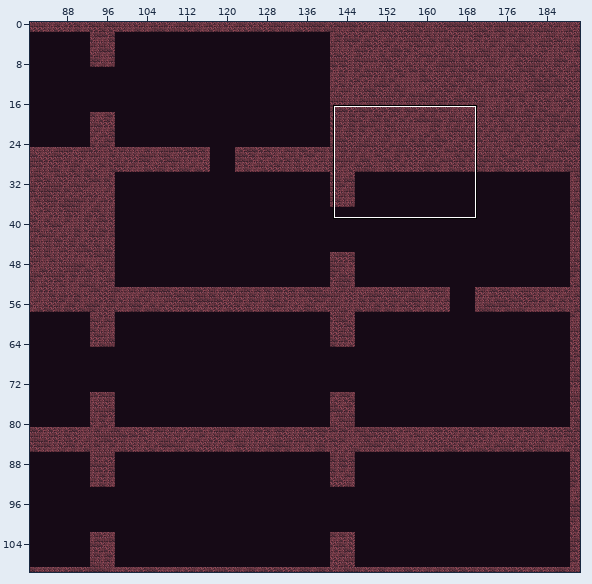
An edit to a level. Tiled map, android/assets/maps/StageMap1.tmx. The first picture is a wide view before the edit; the outline marks the close-up.
Close-up. First the earlier version:
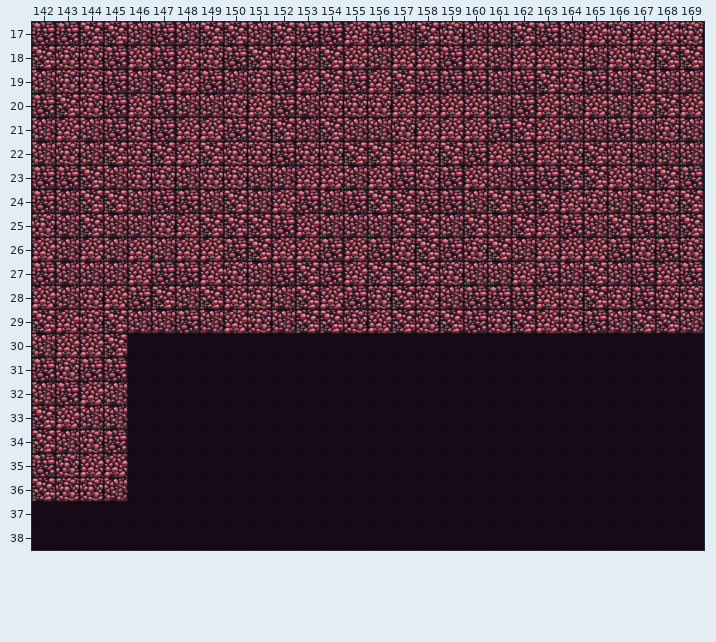
Cells are 64x64 px. Shown: x 142..169, y 17..38. The commit also changed other parts of the map, which this record leaves out.
And afterwards:
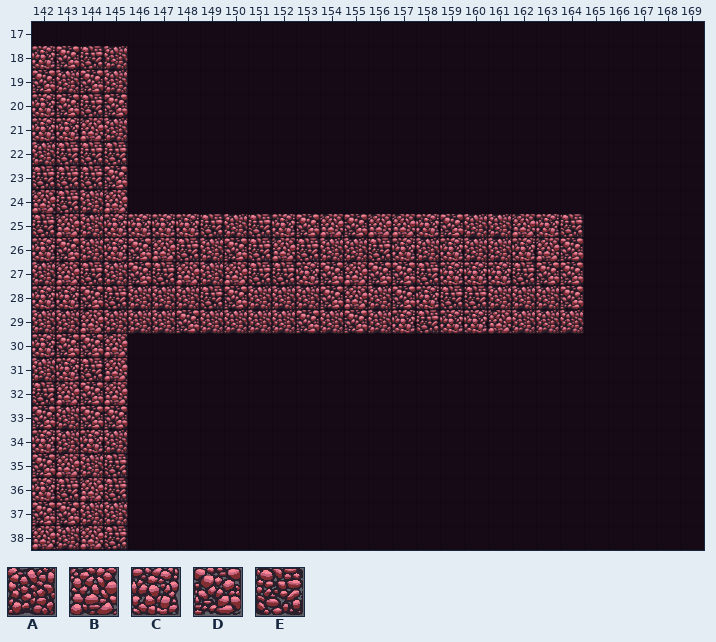
Key: from "tileMapGutter": A 5, B 6, C 7, D 8, E 9.
_ is an empty cell.
Difference:
Layer "terrain":
y 17: x 142..169 EEDDAEADDADEEBEADCAADEABCBBC -> ____________________________
y 18: x 142..169 DCCEBEBCEDCADBABBEBABBCABCDD -> CDEA________________________
y 19: x 142..169 ACCEADBEACEBDEBDEEEAEDCEADAA -> DADA________________________
y 20: x 142 E -> C; x 144..169 CEBEAACBEACCCBBBBAEBABABDB -> ED________________________
y 21: x 142..169 ABAECEBBECDADAACBBBEDBAAEACA -> CCBA________________________
y 22: x 143..169 CADCDBDCCECCDDBCDEBEBCDCAAA -> EEE________________________
y 23: x 144..169 DACCACCAABBABECEBAEEDDBADE -> ED________________________
y 24: x 142..169 EADDAEEADABEAEDDEEADEDBCADCD -> BEAB________________________
y 25: x 142..146 CADAA -> EBACC; x 148..160 BDDDEBAAADDAD -> CEAECDBDBBCDA; x 162..163 DB -> BC; x 165..169 ADEAD -> _____
y 26: x 142..151 BABABABBED -> CDACDBEADE; x 153..155 BEB -> EAA; x 158..162 DECDA -> ACAAC; x 164..169 BBECEC -> D_____
y 27: x 142..144 EAA -> ABE; x 146 B -> D; x 148..151 EBCA -> BABE; x 153..154 DE -> CD; x 158 D -> E; x 160..169 AABEADAEBE -> CCEDD_____
y 28: x 142..147 BACBED -> CCDEAA; x 149..151 DBC -> EDA; x 153..156 DBEC -> ADBA; x 159 A -> E; x 161..169 EEBCDCECC -> AAAD_____
y 29: x 142..145 DBCD -> AABA; x 148 E -> D; x 150..151 BC -> AA; x 154..169 DCBDCDECDBCEADDA -> ADACECCBAAA_____
y 30: x 142..145 ABBD -> CDDB
y 31: x 142 E -> A; x 145 E -> B
y 32: x 142..145 AEBA -> EBDB
y 33: x 143..145 BAA -> ADD
y 34: x 142 D -> C; x 145 E -> A
y 35: x 142..145 ECBB -> DBAE
y 36: x 142..145 DCCA -> CEBE
y 37: x 142..145 ____ -> DDAA
y 38: x 142..145 ____ -> BABE
Boxes around the changes in both close-ups, in picture pixels (x1, y1, x2, y2):
changed: (32, 22, 704, 550)
